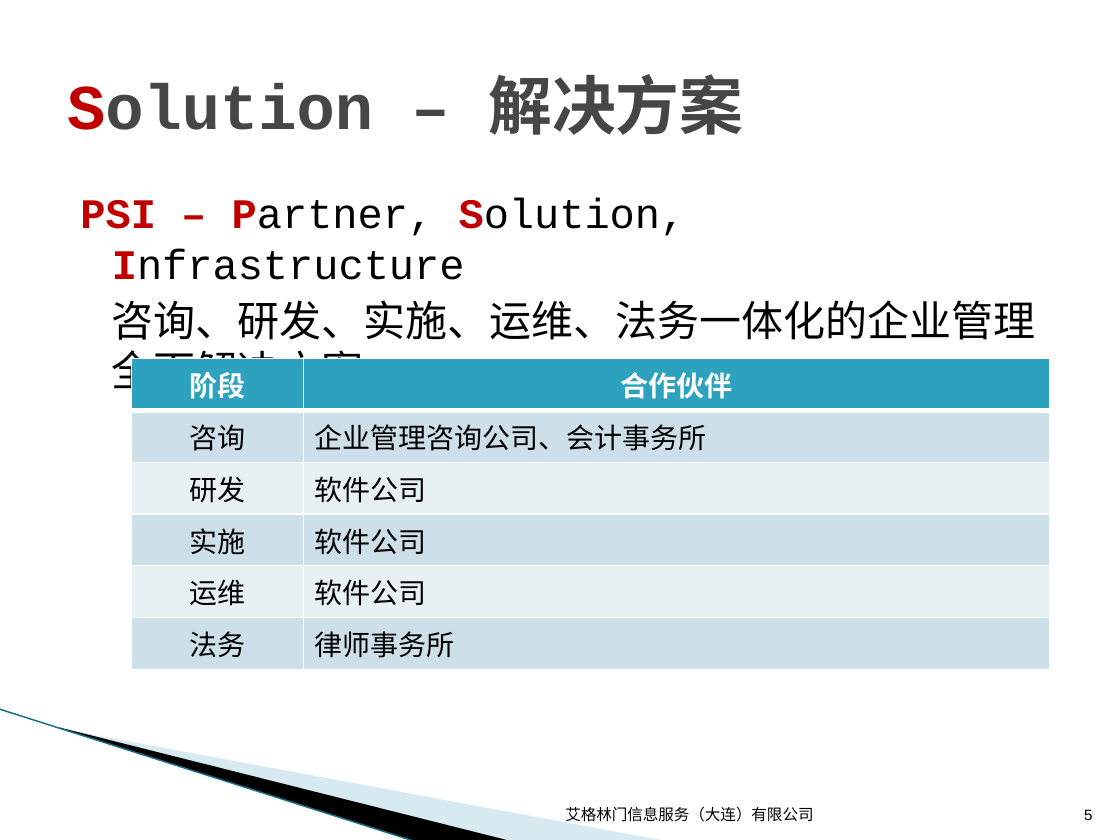
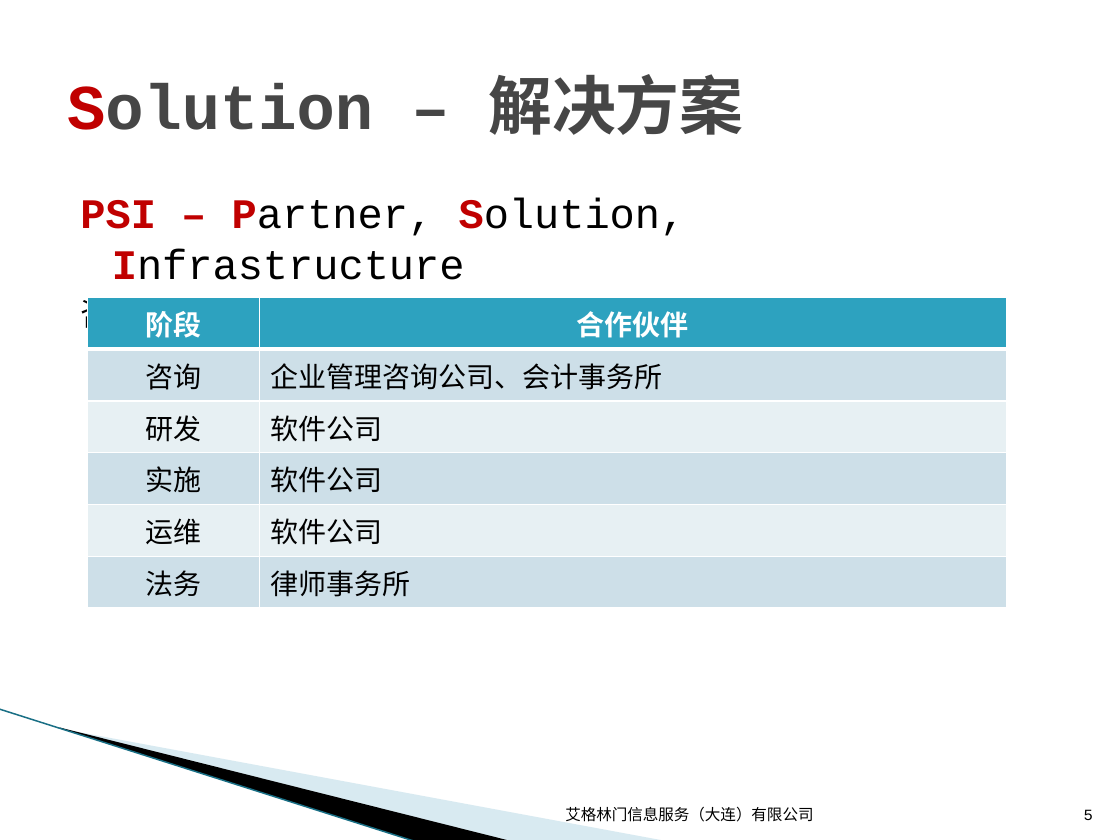
Before and after one commit to wuzhiping/PSI, a slide deck: slide 5 of doc/01 战略/PSI产品战略.pptx. Drawn at 1120x840 pixels with LibreOffice and Linux fonts; fonts in the diff are those of the drawing; background and template pictures are left out. Boxes give left, top, right and bottom in pixels: in the first picture for what was removed or moved away, otherwise in the second. Text is boxed around its words. In the diff, an @@ line names an element or a change of style, - is before the commit and + after.

```diff
--- a/doc/01 战略/PSI产品战略.pptx
+++ b/doc/01 战略/PSI产品战略.pptx
@@ text at box(80, 293, 952, 333): size 27 to 20 pt in "咨询、研发、实施、运维、法务一体化的企业管理全面解决方案" @@
@@ table: place and size @@
-table at box(131, 358, 1051, 662)
+table at box(87, 298, 1007, 601)
```
Also in this commit, not shown: 2 other slides changed.
